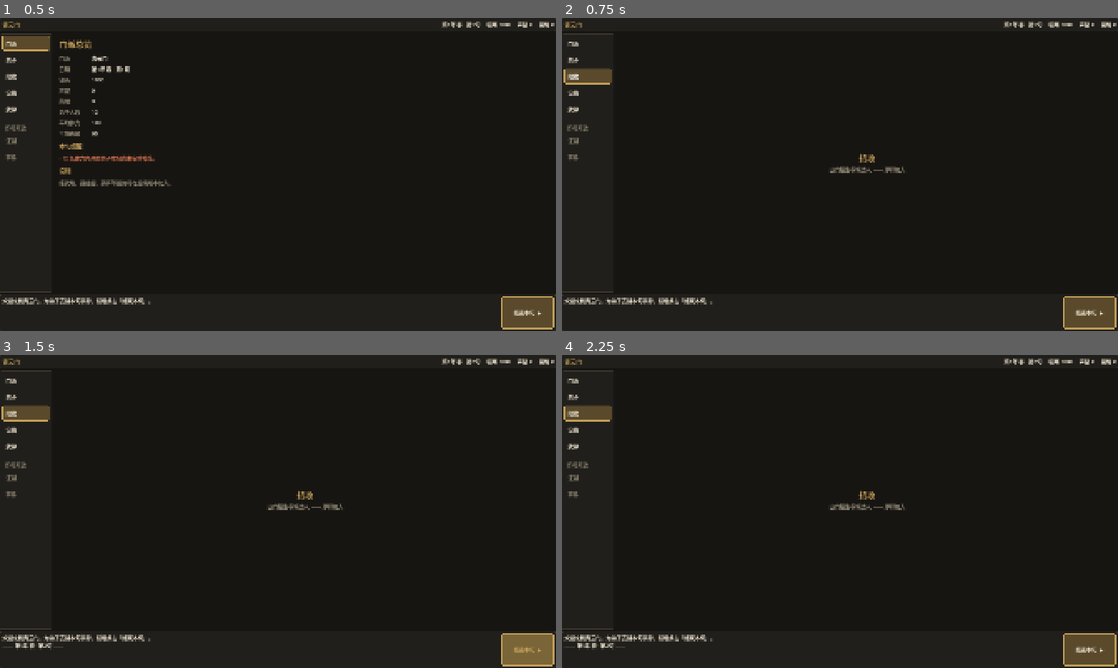
Above: before the commit, frames 1-4 (two rows, left to right).
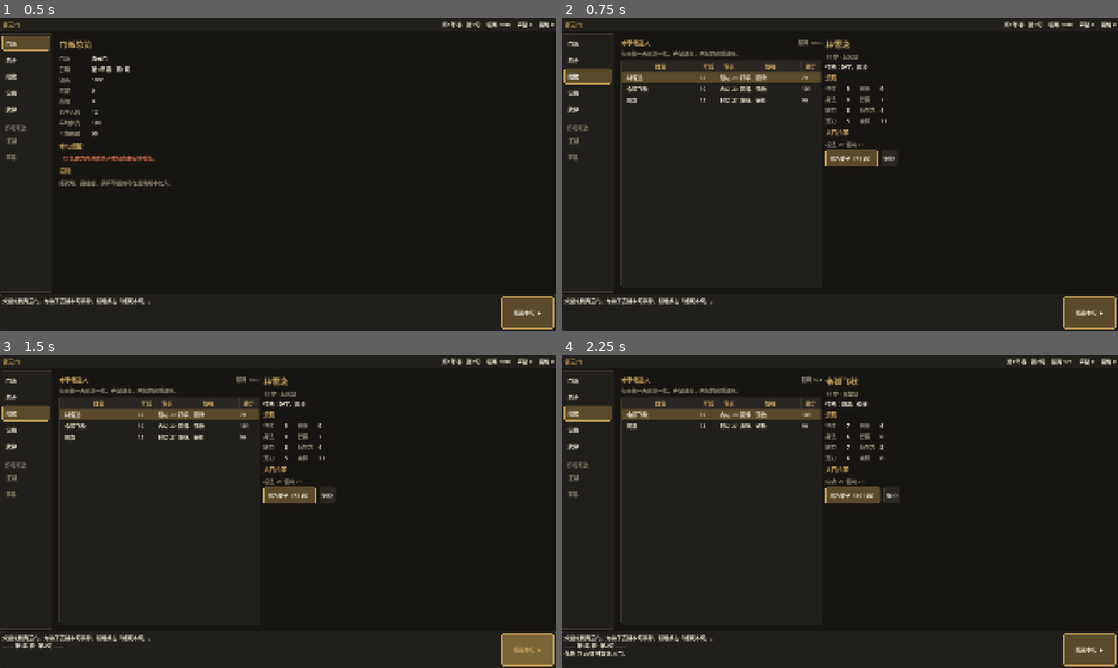
Above: after the commit, the same moments.

Repository: SingerLeo/wuxia_strategy
Game: Godot game, scene res://scenes/main.tscn
Two runs of this game, one before a commit and one after it. Both use one fixed random seed, a clock stepped at 60 frames per second and the inputs below.
Inputs (mouse positions are in pixels of both pictures, inside the frame that each line leads up to):
- Up to frame 1 (0.5 s): no input
- Up to frame 2 (0.75 s): click "招收" at 0.5 s
- Up to frame 3 (1.5 s): click "结束本旬 ▶" at 1.25 s
- Up to frame 4 (2.25 s): click (851, 495) at 2 s, where only the run after the commit has a clickable "收为弟子（79 两）"

Frame 1 is identical in both runs. In frame 2, 3.8% of the frame differs, in the area x 10-62%, y 6-86%; in frame 3, 3.8%; in frame 4, 4.0%, in the area x 0-92%, y 1-97%.

Commit message:
Recruitment: seasonal candidates, prestige-scaled quality, recruit/decline
- core/Recruitment: 3 candidates per season, quality bonus from prestige
  (+1 mean per 5 prestige, cap +25), asking price = 40 + potential
- DiscipleFactory.create gains optional boost param for quality scaling
- Game: candidate pool, refresh on season rollover, recruit() spends silver
  and joins the sect, decline() removes; unique ids via _next_id
- RecruitPage replaces the placeholder; candidate list + detail + actions
- Tests: test_recruitment.gd (8 cases) + 2 UI smoke tests; 72 total passing

Diff:
--- a/src/core/disciple_factory.gd
+++ b/src/core/disciple_factory.gd
@@ -1,16 +1,17 @@
 class_name DiscipleFactory
 extends RefCounted
 ## 生成新弟子。所有随机都来自传入的 rng，同一种子结果可复现。
+## boost：质量加成（加在属性与潜力的生成均值上），用于声望影响招生质量，见 Recruitment。
 
 
-static func create(rng: RandomNumberGenerator, id: int, display_name: String = "") -> Disciple:
+static func create(rng: RandomNumberGenerator, id: int, display_name: String = "", boost: float = 0.0) -> Disciple:
 	var d := Disciple.new()
 	d.id = id
 	d.display_name = display_name if display_name != "" else "弟子%d" % id
 
 	for a in Balance.ATTRIBUTES:
-		d.attributes[a] = clampi(roundi(rng.randfn(Balance.ATTRIBUTE_MEAN, Balance.ATTRIBUTE_DEV)), Balance.STAT_MIN, Balance.STAT_MAX)
-	d.potential = clampi(roundi(rng.randfn(Balance.POTENTIAL_MEAN, Balance.POTENTIAL_DEV)), Balance.POTENTIAL_MIN, Balance.STAT_MAX)
+		d.attributes[a] = clampi(roundi(rng.randfn(Balance.ATTRIBUTE_MEAN + boost, Balance.ATTRIBUTE_DEV)), Balance.STAT_MIN, Balance.STAT_MAX)
+	d.potential = clampi(roundi(rng.randfn(Balance.POTENTIAL_MEAN + boost, Balance.POTENTIAL_DEV)), Balance.POTENTIAL_MIN, Balance.STAT_MAX)
 	d.curve = rng.randi_range(0, Disciple.GrowthCurve.size() - 1) as Disciple.GrowthCurve
 
 	# 技能：随机 N 项"入门所学"较高，其余只是略知皮毛
--- /dev/null
+++ b/src/core/recruitment.gd
@@ -0,0 +1,33 @@
+class_name Recruitment
+extends RefCounted
+## 山门招生（B 类，P0）：每季一批候选人，玩家花银两招收。
+## 质量随门派声望提升；要价随潜力上涨。纯逻辑，不依赖场景树。
+
+## 每季候选人数
+const CANDIDATES_PER_SEASON := 3
+## 声望转化为质量加成：每 5 点声望 +1 属性/潜力期望，最多 +25
+const PRESTIGE_PER_BONUS := 5
+const MAX_QUALITY_BONUS := 25.0
+## 要价 = PRICE_BASE + 潜力
+const PRICE_BASE := 40
+
+
+## 声望带来的质量加成（加在属性与潜力的生成均值上）
+static func quality_bonus(prestige: int) -> float:
+	return minf(float(prestige / PRESTIGE_PER_BONUS), MAX_QUALITY_BONUS)
+
+
+## 候选人的要价（银两）
+static func asking_price(d: Disciple) -> int:
+	return PRICE_BASE + d.potential
+
+
+## 生成一批候选人。start_id 为第一个候选人的 id，之后递增。
+## 返回的候选人尚未加入门派；落选者（id 空缺）随季节刷新消失。
+static func generate(rng: RandomNumberGenerator, prestige: int, start_id: int) -> Array[Disciple]:
+	var boost := quality_bonus(prestige)
+	var out: Array[Disciple] = []
+	for i in CANDIDATES_PER_SEASON:
+		var d := DiscipleFactory.create(rng, start_id + i, NameGen.person(rng), boost)
+		out.append(d)
+	return out
--- a/src/game/game.gd
+++ b/src/game/game.gd
@@ -14,6 +14,9 @@
 var over: bool = false
 ## 弟子 id -> 本旬修炼的技能；不在表内或为 &"" 表示休息
 var plans: Dictionary = {}
+## 本季山门候选人（未招收）；每季刷新
+var candidates: Array[Disciple] = []
+var _next_id: int = 0
 
 
 func _ready() -> void:
@@ -33,6 +36,8 @@
 	over = false
 	for i in INITIAL_DISCIPLES:
 		sect.add_disciple(DiscipleFactory.create(rng, i, NameGen.person(rng)))
+	_next_id = INITIAL_DISCIPLES
+	_refresh_candidates()
 	state_changed.emit()
 
 
@@ -99,8 +104,49 @@
 			var stat: StringName = plans[d.id]
 			log_added.emit("%s 的%s提升了 %d 级，现为 %d。" % [d.display_name, UiText.SKILL[stat], levels, d.skills[stat]])
 	log_added.emit("—— %s ——" % UiText.date_text(sect))
+	if sect.xun % Balance.XUN_PER_SEASON == 0:
+		_refresh_candidates()
+		log_added.emit("新的一季，山门外来了 %d 名求师者。" % candidates.size())
 	_check_destroyed()
 	state_changed.emit()
+
+
+## 招收候选人：扣银两、入门册。银两不足返回 false。
+func recruit(id: int) -> bool:
+	var c := _find_candidate(id)
+	if c == null:
+		return false
+	var price := Recruitment.asking_price(c)
+	if sect.silver < price:
+		return false
+	sect.silver -= price
+	candidates.erase(c)
+	sect.add_disciple(c)
+	log_added.emit("花费 %d 两收 %s 入门。" % [price, c.display_name])
+	state_changed.emit()
+	return true
+
+
+## 婉拒候选人：从本季候选中移除
+func decline(id: int) -> void:
+	var c := _find_candidate(id)
+	if c == null:
+		return
+	candidates.erase(c)
+	log_added.emit("婉拒了 %s。" % c.display_name)
+	state_changed.emit()
+
+
+func _find_candidate(id: int) -> Disciple:
+	for c in candidates:
+		if c.id == id:
+			return c
+	return null
+
+
+func _refresh_candidates() -> void:
+	candidates = Recruitment.generate(sect.rng, sect.prestige, _next_id)
+	_next_id += candidates.size()
 
 
 ## 调试用：遣散全部弟子，用来查看灭亡界面（界面里按 F9）
--- a/src/ui/main.gd
+++ b/src/ui/main.gd
@@ -97,7 +97,7 @@
 func _register_pages() -> void:
 	_add_page("门派", SectPage.new())
 	_add_page("弟子", RosterPage.new())
-	_add_page("招收", PlaceholderPage.new("招收", "山门招生与候选人 —— 即将加入"))
+	_add_page("招收", RecruitPage.new())
 	_add_page("设施", PlaceholderPage.new("设施", "练武场、藏经阁等建设 —— 即将加入"))
 	_add_page("武学", PlaceholderPage.new("武学", "武学研修与路线选择 —— 即将加入"))
 	# P1 的"反馈"类内容：先占位并锁定，见 docs/scope.md
--- /dev/null
+++ b/src/ui/pages/recruit_page.gd
@@ -0,0 +1,191 @@
+class_name RecruitPage
+extends Page
+## 招收（B 类，P0）：本季候选人列表 + 详情 + 招收/婉拒。
+## 候选人每季刷新，质量随门派声望提升；要价 = 40 + 潜力。
+
+const COLUMNS: Array[String] = ["姓名", "年龄", "专长", "性格", "要价"]
+
+var _tree: Tree
+var _detail: VBoxContainer
+var _silver_label: Label
+var _recruit_btn: Button
+var _decline_btn: Button
+var _selected_id: int = -1
+
+
+func _init() -> void:
+	super._init()
+	var split := HSplitContainer.new()
+	split.split_offset = -150
+	add_child(split)
+
+	var left := VBoxContainer.new()
+	left.custom_minimum_size.x = 520
+	left.size_flags_horizontal = Control.SIZE_EXPAND_FILL
+	left.add_theme_constant_override("separation", 8)
+	split.add_child(left)
+
+	var head := HBoxContainer.new()
+	head.add_theme_constant_override("separation", 12)
+	head.add_child(Page.make_label("本季候选人", &"Subheading"))
+	var spacer := Control.new()
+	spacer.size_flags_horizontal = Control.SIZE_EXPAND_FILL
+	head.add_child(spacer)
+	_silver_label = Page.make_label("", &"Muted")
+	head.add_child(_silver_label)
+	left.add_child(head)
+	left.add_child(Page.make_label("每季第一天刷新一批，声望越高，来投的资质越好。", &"Muted"))
+
+	_tree = Tree.new()
+	_tree.columns = COLUMNS.size()
+	_tree.column_titles_visible = true
+	_tree.hide_root = true
+	_tree.select_mode = Tree.SELECT_ROW
+	_tree.size_flags_vertical = Control.SIZE_EXPAND_FILL
+	for i in COLUMNS.size():
+		_tree.set_column_title(i, COLUMNS[i])
+		_tree.set_column_expand(i, i == 0 or i == 3)
+		_tree.set_column_custom_minimum_width(i, 70 if i != 0 else 120)
+	_tree.item_selected.connect(_on_item_selected)
+	left.add_child(_tree)
+
+	var scroll := ScrollContainer.new()
+	scroll.custom_minimum_size.x = 520
+	scroll.size_flags_horizontal = Control.SIZE_EXPAND_FILL
+	scroll.horizontal_scroll_mode = ScrollContainer.SCROLL_MODE_DISABLED
+	split.add_child(scroll)
+	_detail = VBoxContainer.new()
+	_detail.size_flags_horizontal = Control.SIZE_EXPAND_FILL
+	_detail.add_theme_constant_override("separation", 8)
+	scroll.add_child(_detail)
+
+
+func candidate_count() -> int:
+	var root := _tree.get_root()
+	return root.get_child_count() if root else 0
+
+
+func selected_id() -> int:
+	return _selected_id
+
+
+func refresh() -> void:
+	_silver_label.text = "银两 %d" % Game.sect.silver
+	_tree.clear()
+	var root := _tree.create_item()
+	var to_select: TreeItem = null
+	for c in Game.candidates:
+		var item := _tree.create_item(root)
+		item.set_metadata(0, c.id)
+		item.set_text(0, c.display_name)
+		item.set_text(1, str(int(c.age_years())))
+		var top := UiText.top_skill(c)
+		item.set_text(2, "%s %d" % [UiText.SKILL[top], c.skills[top]])
+		item.set_text(3, "、".join(c.traits))
+		item.set_text(4, str(Recruitment.asking_price(c)))
+		if c.id == _selected_id or (to_select == null and _selected_id < 0):
+			to_select = item
+	if to_select:
+		to_select.select(0)
+		_show_detail(to_select.get_metadata(0))
+	elif Game.candidates.is_empty():
+		_selected_id = -1
+		_clear_detail()
+		_detail.add_child(Page.make_label("本季候选人已用尽，等下一季。", &"Muted"))
+
+
+func _on_item_selected() -> void:
+	var item := _tree.get_selected()
+	if item:
+		_show_detail(item.get_metadata(0))
+
+
+func _clear_detail() -> void:
+	for c in _detail.get_children():
+		_detail.remove_child(c)
+		c.queue_free()
+
+
+func _show_detail(id: int) -> void:
+	_selected_id = id
+	_clear_detail()
+	var c := _find(id)
+	if c == null:
+		return
+
+	_detail.add_child(Page.make_label(c.display_name, &"Heading"))
+	_detail.add_child(Page.make_label("%d 岁 · %s型" % [int(c.age_years()), UiText.CURVE[c.curve]], &"Muted"))
+	_detail.add_child(Page.make_label("性格：" + "、".join(c.traits)))
+
+	# 属性预览（1~20 分；潜力是隐藏属性，不直接展示）
+	_detail.add_child(Page.make_label("资质", &"Subheading"))
+	var grid := GridContainer.new()
+	grid.columns = 2
+	grid.add_theme_constant_override("h_separation", 32)
+	grid.add_theme_constant_override("v_separation", 6)
+	for a in Balance.ATTRIBUTES:
+		var row := HBoxContainer.new()
+		row.add_theme_constant_override("separation", 8)
+		var name_label := Page.make_label(UiText.ATTR[a], &"Muted")
+		name_label.custom_minimum_size.x = 64
+		row.add_child(name_label)
+		var num := Page.make_label(str(UiText.score(c.attributes[a])))
+		num.add_theme_font_size_override("font_size", 22)
+		row.add_child(num)
+		grid.add_child(row)
+	_detail.add_child(grid)
+
+	# 技能概览
+	_detail.add_child(Page.make_label("入门所学", &"Subheading"))
+	var skills_text := ""
+	var first := true
+	for s in Balance.SKILLS:
+		if c.skills[s] >= 15:
+			if not first:
+				skills_text += "、"
+			skills_text += "%s %d" % [UiText.SKILL[s], c.skills[s]]
+			first = false
+	_detail.add_child(Page.make_label(skills_text if skills_text != "" else "无过人之处", &"Muted"))
+
+	# 操作
+	var price := Recruitment.asking_price(c)
+	var bar := HBoxContainer.new()
+	bar.add_theme_constant_override("separation", 12)
+	_recruit_btn = Button.new()
+	_recruit_btn.theme_type_variation = &"PrimaryButton"
+	_recruit_btn.pressed.connect(_on_recruit_pressed.bind(id))
+	bar.add_child(_recruit_btn)
+	_decline_btn = Button.new()
+	_decline_btn.text = "婉拒"
+	_decline_btn.pressed.connect(_on_decline_pressed.bind(id))
+	bar.add_child(_decline_btn)
+	_detail.add_child(bar)
+	_update_buttons(price)
+
+
+func _update_buttons(price: int) -> void:
+	if _recruit_btn == null:
+		return
+	var afford := Game.sect.silver >= price
+	_recruit_btn.text = "收为弟子（%d 两）" % price
+	_recruit_btn.disabled = not afford
+	_recruit_btn.tooltip_text = "" if afford else "银两不足"
+
+
+func _find(id: int) -> Disciple:
+	for c in Game.candidates:
+		if c.id == id:
+			return c
+	return null
+
+
+func _on_recruit_pressed(id: int) -> void:
+	if Game.recruit(id):
+		_selected_id = -1
+		refresh()
+
+
+func _on_decline_pressed(id: int) -> void:
+	Game.decline(id)
+	_selected_id = -1
+	refresh()
--- /dev/null
+++ b/tests/unit/test_recruitment.gd
@@ -0,0 +1,83 @@
+extends GutTest
+## 招收：候选人生成、声望影响质量、要价、招收/婉拒、季节刷新。
+
+var rng: RandomNumberGenerator
+
+
+func before_each() -> void:
+	rng = RandomNumberGenerator.new()
+	rng.seed = 1
+	Game.new_game(1)
+
+
+func test_new_game_has_a_batch_of_candidates() -> void:
+	assert_eq(Game.candidates.size(), Recruitment.CANDIDATES_PER_SEASON)
+
+
+func test_asking_price_is_base_plus_potential() -> void:
+	var d := Disciple.new()
+	d.potential = 60
+	assert_eq(Recruitment.asking_price(d), 40 + 60)
+
+
+func test_prestige_raises_candidate_quality() -> void:
+	var r1 := RandomNumberGenerator.new()
+	r1.seed = 7
+	var r2 := RandomNumberGenerator.new()
+	r2.seed = 7
+	var plain := 0.0
+	var famed := 0.0
+	var n := 200
+	for i in n:
+		var a := Recruitment.generate(r1, 0, i * 3)[0]
+		var b := Recruitment.generate(r2, 100, i * 3)[0]
+		plain += a.potential
+		famed += b.potential
+	assert_gt(famed / n - plain / n, 10.0, "声望 100 的候选人平均潜力应明显更高")
+
+
+func test_recruit_spends_silver_and_joins_sect() -> void:
+	var c: Disciple = Game.candidates[0]
+	var price := Recruitment.asking_price(c)
+	var silver_before: int = Game.sect.silver
+	var size_before := Game.sect.disciples.size()
+	assert_true(Game.recruit(c.id))
+	assert_eq(Game.sect.silver, silver_before - price)
+	assert_eq(Game.sect.disciples.size(), size_before + 1)
+	assert_eq(Game.find_disciple(c.id), c, "招收后能在名册中找到")
+	assert_eq(Game.candidates.size(), Recruitment.CANDIDATES_PER_SEASON - 1)
+
+
+func test_recruit_fails_when_silver_short() -> void:
+	Game.sect.silver = 1
+	var c: Disciple = Game.candidates[0]
+	assert_false(Game.recruit(c.id))
+	assert_eq(Game.sect.silver, 1)
+	assert_eq(Game.candidates.size(), Recruitment.CANDIDATES_PER_SEASON, "失败不应消耗候选人")
+
+
+func test_decline_removes_candidate() -> void:
+	var c: Disciple = Game.candidates[1]
+	Game.decline(c.id)
+	assert_eq(Game.candidates.size(), Recruitment.CANDIDATES_PER_SEASON - 1)
+	assert_null(Game._find_candidate(c.id))
+
+
+func test_candidates_refresh_each_season() -> void:
+	var first_ids := Game.candidates.map(func(c: Disciple) -> int: return c.id)
+	for i in Balance.XUN_PER_SEASON:
+		Game.end_xun()
+	assert_eq(Game.candidates.size(), Recruitment.CANDIDATES_PER_SEASON)
+	for c in Game.candidates:
+		assert_false(first_ids.has(c.id), "新季节应换一批候选人")
+
+
+func test_recruited_ids_are_unique() -> void:
+	for i in Balance.XUN_PER_SEASON:
+		Game.end_xun()  # 过一季，候选人换一批
+	var seen := {}
+	for d in Game.sect.disciples:
+		seen[d.id] = true
+	var c: Disciple = Game.candidates[0]
+	Game.recruit(c.id)
+	assert_false(seen.has(c.id), "新弟子 id 不应与已有弟子冲突")
--- a/tests/unit/test_ui_shell.gd
+++ b/tests/unit/test_ui_shell.gd
@@ -92,3 +92,21 @@
 	Game.end_xun()
 	assert_eq(Game.sect.xun, 1)
 	assert_eq((main.get_page(1) as RosterPage).row_count(), Game.sect.disciples.size())
+
+
+func test_recruit_page_lists_candidates() -> void:
+	main.show_page(2)
+	var page: RecruitPage = main.get_page(2)
+	assert_eq(page.candidate_count(), Game.candidates.size())
+
+
+func test_recruit_from_page_adds_to_roster() -> void:
+	main.show_page(2)
+	var page: RecruitPage = main.get_page(2)
+	var id: int = Game.candidates[0].id
+	Game.recruit(id)
+	main.show_page(1)
+	var roster := main.get_page(1) as RosterPage
+	assert_eq(roster.row_count(), Game.sect.disciples.size())
+	var ids := roster.row_ids()
+	assert_true(ids.has(id), "新弟子应出现在名册里")
Not shown, changed: docs/plan-next.md
Not shown, changed: docs/scope.md
Not shown, changed: docs/ui-map.md
